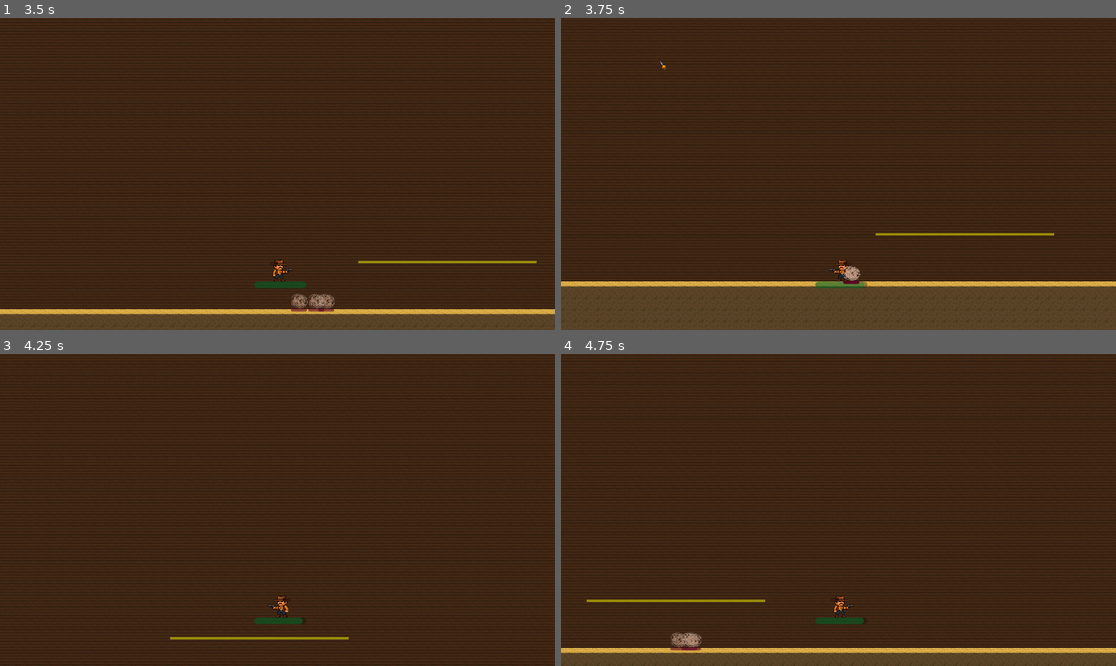
Above: before the commit, frames 1-4 (two rows, left to right).
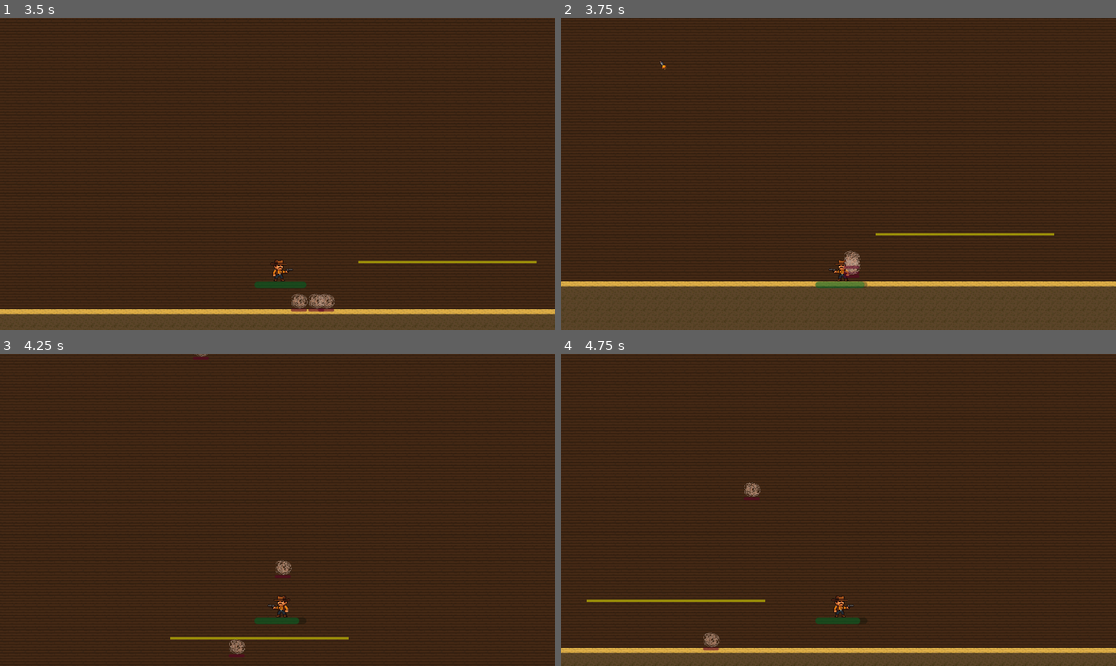
Above: after the commit, the same moments.

Repository: EdisonLing/Gun-Buddies
Game: Godot game, scene res://scenes/StartScreen.tscn
Two runs of this game, one before a commit and one after it. Both use one fixed random seed, a clock stepped at 60 frames per second and the inputs below.
Inputs (mouse positions are in pixels of both pictures, inside the frame that each line leads up to):
- Up to frame 1 (3.5 s): click "Solo" at 0.5 s; tap Enter (ui_accept) at 1.25, 1.52, 2.27 s; move the mouse to (399, 158) at 1.27 s; press the mouse at (399, 158) at 1.28 s; hold Right (ui_right) 1.28-2.78 s; move the mouse to (166, 189) at 2.02 s; release the mouse at (166, 189) at 2.03 s; click (166, 189) at 2.1 s; move the mouse to (333, 105) at 2.77 s; press the mouse at (333, 105) at 2.78 s; hold Left (ui_left) from 2.78 s (still down)
- Up to frame 2 (3.75 s): move the mouse to (810, 236) at 3.52 s; release Left (ui_left) at 3.53 s; release the mouse at (810, 236) at 3.53 s; hold Right (ui_right) from 3.53 s (still down); click (810, 236) at 3.6 s
- Up to frame 3 (4.25 s): keep holding Right (ui_right); tap Enter (ui_accept) at 3.77 s
- Up to frame 4 (4.75 s): keep holding Right (ui_right); move the mouse to (1005, 556) at 4.27 s; press the mouse at (1005, 556) at 4.28 s; tap Enter (ui_accept) at 4.52 s

Frame 1 is identical in both runs. In frame 2, 0.2% of the frame differs, in the area x 50-54%, y 74-86%; in frame 3, 0.2%; in frame 4, 0.5%, in the area x 19-55%, y 41-96%.

Commit message:
Improve knockback mechanics and tweak related values
Refactored mob_base.gd to add vertical knockback with velocity and offset, using tweens for both horizontal and vertical components. Increased knockback strength in melee_mob_base.gd and RevolverBullet.tscn for more impactful effects. Changed attack_component.gd's source type to CharacterBody2D for better type safety. Added kill_count to player_base.gd for tracking kills. Updated .gitignore to exclude .tmp files.

Diff:
--- a/assets/melee_mob_base.gd
+++ b/assets/melee_mob_base.gd
@@ -14,4 +14,4 @@
 func retreat(mob: MobBase, player: PlayerBase):
 	var dir = (mob.global_position - player.global_position).normalized()
 
-	knockback(dir, 150, 0.2)
+	knockback(dir, 1000, 0.2)
--- a/entities/characters/bases/player_base.gd
+++ b/entities/characters/bases/player_base.gd
@@ -13,6 +13,7 @@
 @onready var health_component: HealthComponent = $HealthComponent
 @onready var revolver: WeaponBase = $WeaponComponent/Revolver
 var max_health = 500
+var kill_count = 0
 
 var facing_right := true
 
--- a/entities/components/scripts/attack_component.gd
+++ b/entities/components/scripts/attack_component.gd
@@ -26,7 +26,7 @@
 @export_group("Essential")
 @export var attack_type: attackType = attackType.PROJECTILE
 @export var team_allegience: teamAllegiance = teamAllegiance.NEUTRAL
-@export var source: Node2D = null # optional owner of this ATTACK (used for character passives, and checking enemy vs teammate)
+@export var source: CharacterBody2D = null # optional owner of this ATTACK (used for character passives, and checking enemy vs teammate)
 
 @export_group("Behvaior")
 @export var damage_type: damageType = damageType.NORMAL # eventually can have status effect type damage
--- a/entities/mobs/bases/mob_base.gd
+++ b/entities/mobs/bases/mob_base.gd
@@ -30,6 +30,17 @@
 		velocity.y += gravity * delta
 	if !is_instance_valid(target) and is_on_floor():
 		velocity.y = jump_velocity
+	# Apply vertical offset if active
+	knockback_z += knockback_z_velocity * delta
+	if knockback_z < 0.0:
+		knockback_z = 0.0
+
+	# >>> Add this line: convert "fake pop" into real vertical velocity (up is negative)
+	velocity.y -= knockback_z_velocity
+
+	# Optional: if on floor, kill any downward pop
+	if is_on_floor() and velocity.y > 0.0:
+		knockback_z_velocity = 0.0
 
 	if !stunned and target and is_instance_valid(target):
 		var dx := target.global_position.x - global_position.x
@@ -54,8 +65,26 @@
 		stun_timer.start()
 	return
 
+# Add this property to your character if not already there
+var knockback_z := 0.0      # vertical offset (fake height)
+var knockback_z_velocity := 0.0
+
 func knockback(direction: Vector2, strength: float, duration: float) -> void:
 	var dir = direction.normalized()
+	var start_speed = strength
+	var vertical_fraction = 0.1   # 50% of horizontal knockback strength
+	var vertical_strength = strength * vertical_fraction
 
-	velocity = dir * strength
 	stun(duration)
+
+	# --- Horizontal knockback tween ---
+	var tween := create_tween()
+	tween.tween_method(func(speed):
+		velocity.x = dir.x * speed     # only touch X so gravity/jumps/vertical pop stay intact
+	, start_speed, 0.0, duration).set_trans(Tween.TRANS_QUAD).set_ease(Tween.EASE_OUT)
+
+	# --- Vertical knockback tween ---
+	var tween_z := create_tween()
+	tween_z.tween_method(func(z_vel):
+		knockback_z_velocity = z_vel
+	, vertical_strength, 0.0, duration).set_trans(Tween.TRANS_QUAD).set_ease(Tween.EASE_OUT)
--- a/entities/projectiles/RevolverBullet.tscn
+++ b/entities/projectiles/RevolverBullet.tscn
@@ -20,7 +20,7 @@
 [node name="AttackComponent" parent="." instance=ExtResource("2_01su4")]
 team_allegience = 1
 stun_duration = 0.2
-knockback_strength = 200.0
+knockback_strength = 500.0
 
 [node name="Area2D" type="Area2D" parent="."]
 collision_layer = 4
Not shown, changed: .gitignore
